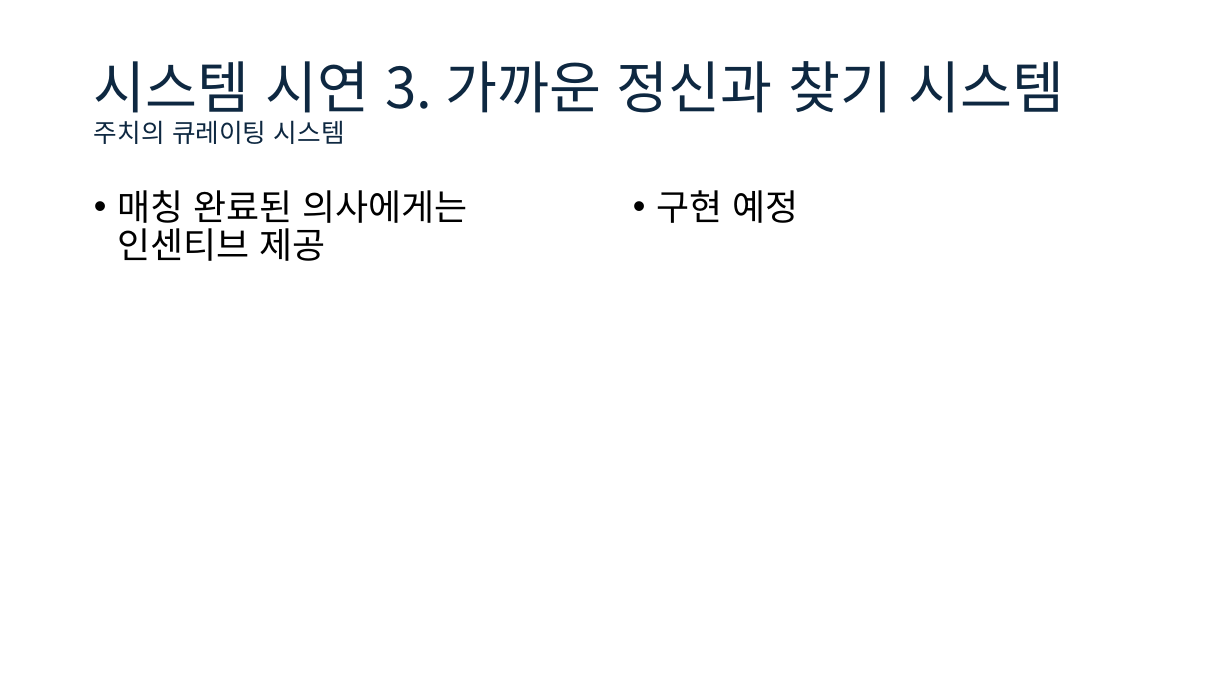
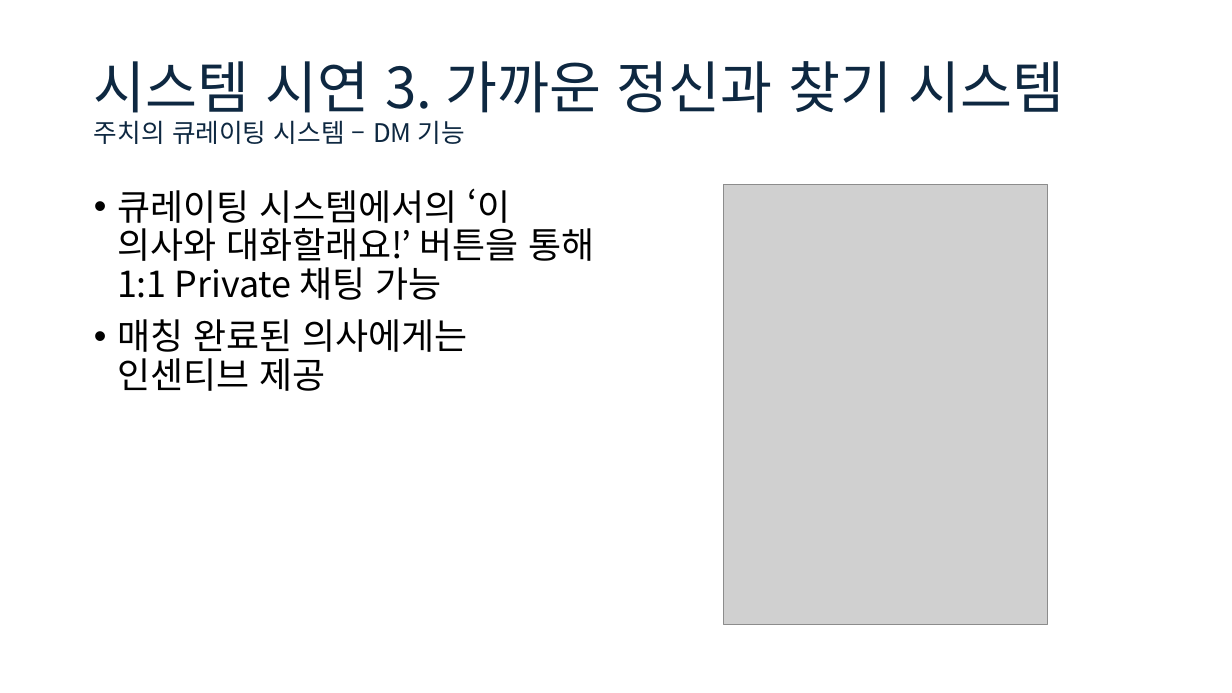
Before and after one commit to jeongwoo-gobroad/Project-toDoctoDoc, a slide deck: slide 26 of Project Mentally.pptx (slide 24 before the commit). Drawn at 1232x693 pixels with LibreOffice and Linux fonts; fonts in the diff are those of the drawing; grey boxes stand for pictures. Boxes give left, top, right and bottom in pixels: in the first picture for what was removed or moved away, otherwise in the second. Text is boxed around its words. In the diff, an @@ line names an element or a change of style, - is before the commit and + after.

```diff
--- a/Project Mentally.pptx
+++ b/Project Mentally.pptx
@@ title at <box>94,61,1064,144</box>: text changed @@
-시스템 시연 3. 가까운 정신과 찾기 시스템
-주치의 큐레이팅 시스템
+시스템 시연 3. 가까운 정신과 찾기 시스템
+주치의 큐레이팅 시스템 – DM 기능
@@ text at <box>117,188,595,300</box>: paragraph added @@
+• 큐레이팅 시스템에서의 ‘이 의사와 대화할래요!’ 버튼을 통해 1:1 Private 채팅 가능
@@ text removed at <box>656,190,798,223</box> @@
-• 구현 예정
@@ picture added at <box>724,185,1048,625</box> @@
```
Also in this commit, not shown: 4 other slides changed, 2 slides added, 3 other files.
